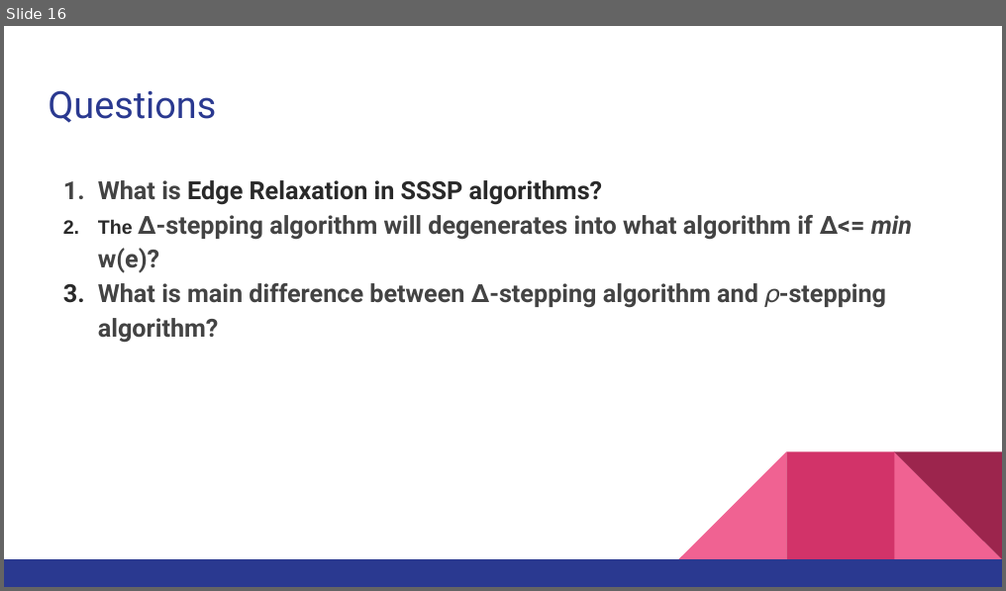
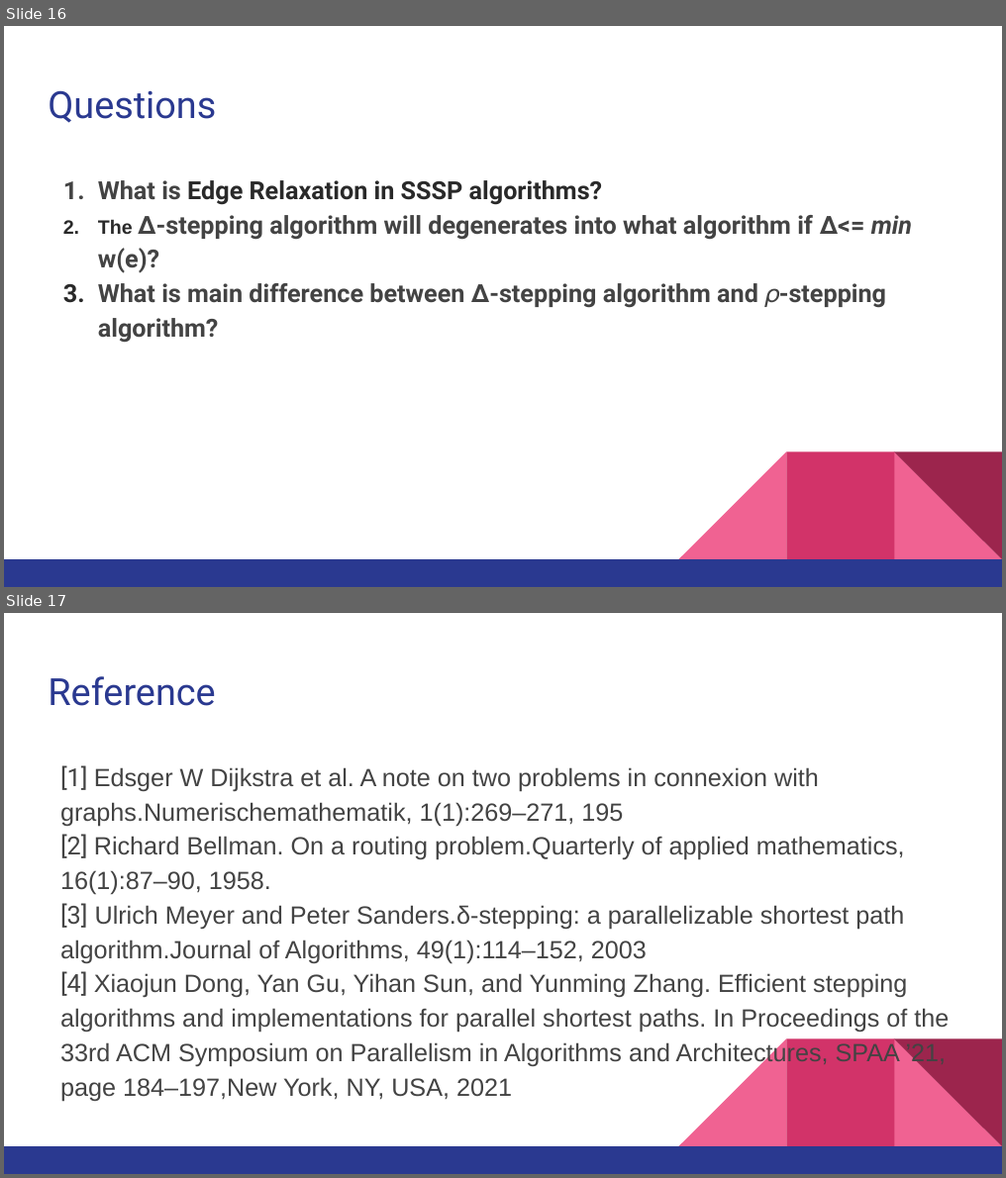
Before and after one commit to xtstc131/COMP5704-Mainpage, a slide deck: Slide_Presentation.pptx. Shown one above the other, each under a label of ours: slide 16 before the commit, slides 16 and 17 after it. The pictures are 1006x591 and 1006x1178 pixels, drawn with LibreOffice and Linux fonts; fonts in the diff are those of the drawing. Boxes give left, top, right and bottom in pixels: in the first picture for what was removed or moved away, otherwise in the second. Text is boxed around its words. In the diff, an @@ line names an element or a change of style, - is before the commit and + after.

```diff
--- a/Slide_Presentation.pptx
+++ b/Slide_Presentation.pptx
@@ slide 17 added at <box>4,613,1002,1174</box>, background #FFFFFF; not listed: 5 template elements that a slide beside it also shows @@
@@ title added at <box>48,676,215,706</box>, 27 pt, text #2A3990 @@
+Reference
@@ text added at <box>60,765,948,1101</box>, 18 pt, text #434343 @@
+[1] Edsger W Dijkstra et al. A note on two problems in connexion with graphs.Numerischemathematik, 1(1):269–271, 195
+[2] Richard Bellman. On a routing problem.Quarterly of applied mathematics, 16(1):87–90, 1958.
+[3] Ulrich Meyer and Peter Sanders.δ-stepping: a parallelizable shortest path algorithm.Journal of Algorithms, 49(1):114–152, 2003
+[4] Xiaojun Dong, Yan Gu, Yihan Sun, and Yunming Zhang. Efficient stepping algorithms and implementations for parallel shortest paths. In Proceedings of the 33rd ACM Symposium on Parallelism in Algorithms and Architectures, SPAA ’21, page 184–197,New York, NY, USA, 2021
```
Also in this commit, not shown: 9 slides changed, 2 other slides added, 2 slides removed.
